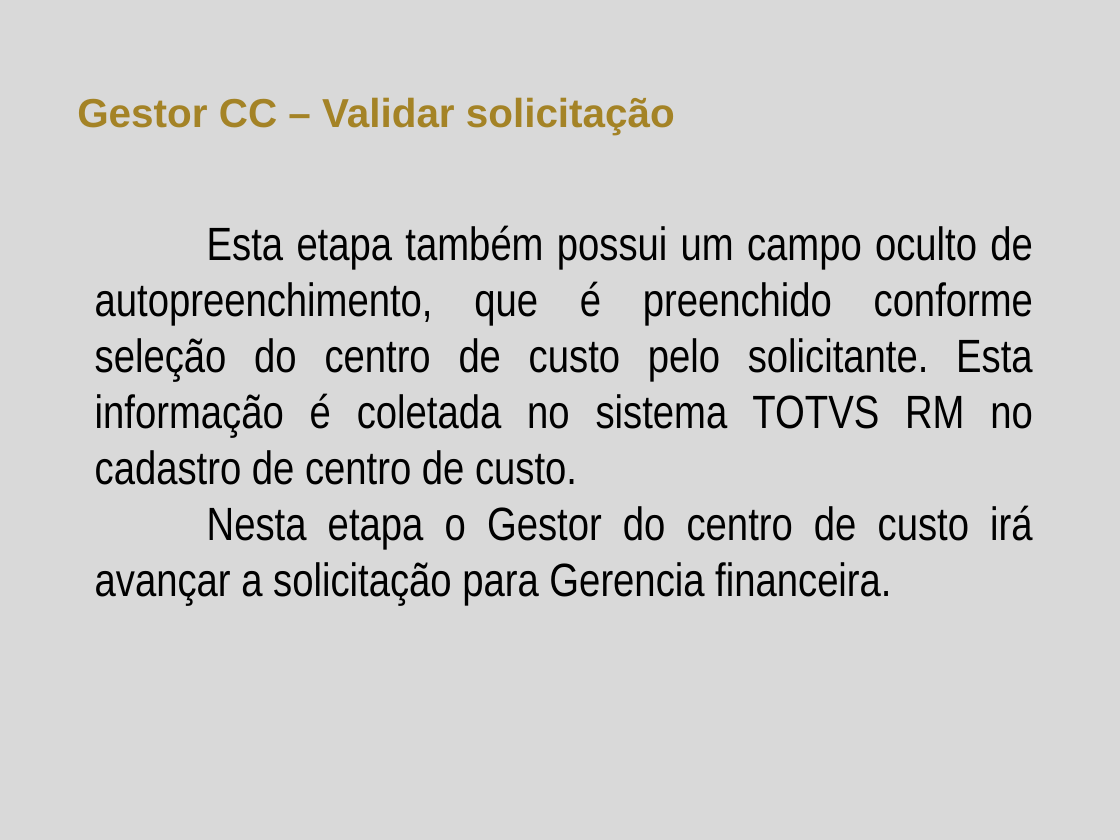
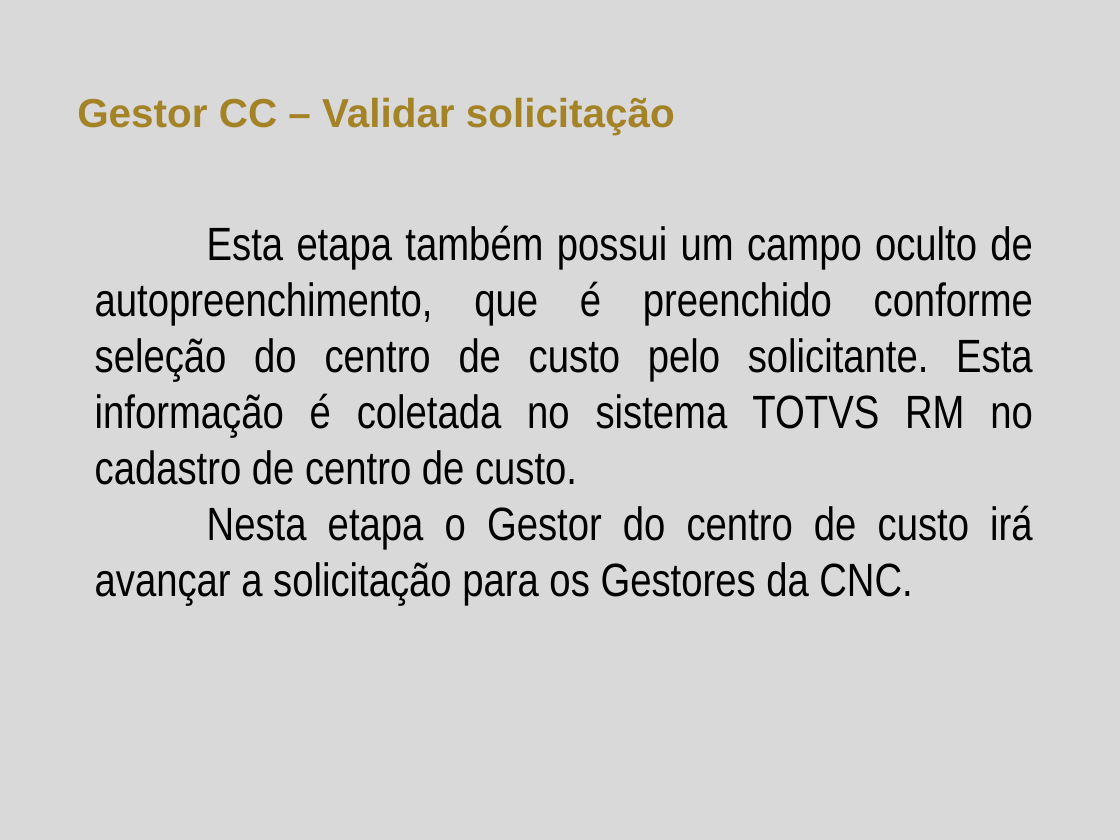
Before and after one commit to herickfreitas/Fluig_RM_MovMovimentoTBCData, a slide deck: slide 6 of Reembolso de despesas.pptx. Drawn at 1120x840 pixels with LibreOffice and Linux fonts; fonts in the diff are those of the drawing; background and template pictures are left out. Boxes give left, top, right and bottom in pixels: in the first picture for what was removed or moved away, otherwise in the second. Text is boxed around its words. In the diff, an @@ line names an element or a change of style, - is before the commit and + after.

```diff
--- a/Reembolso de despesas.pptx
+++ b/Reembolso de despesas.pptx
@@ text at (95, 505, 1032, 605): text changed @@
-Nesta etapa o Gestor do centro de custo irá avançar a solicitação para Gerencia financeira.
+Nesta etapa o Gestor do centro de custo irá avançar a solicitação para os Gestores da CNC.
```
Also in this commit, not shown: 10 other files.
